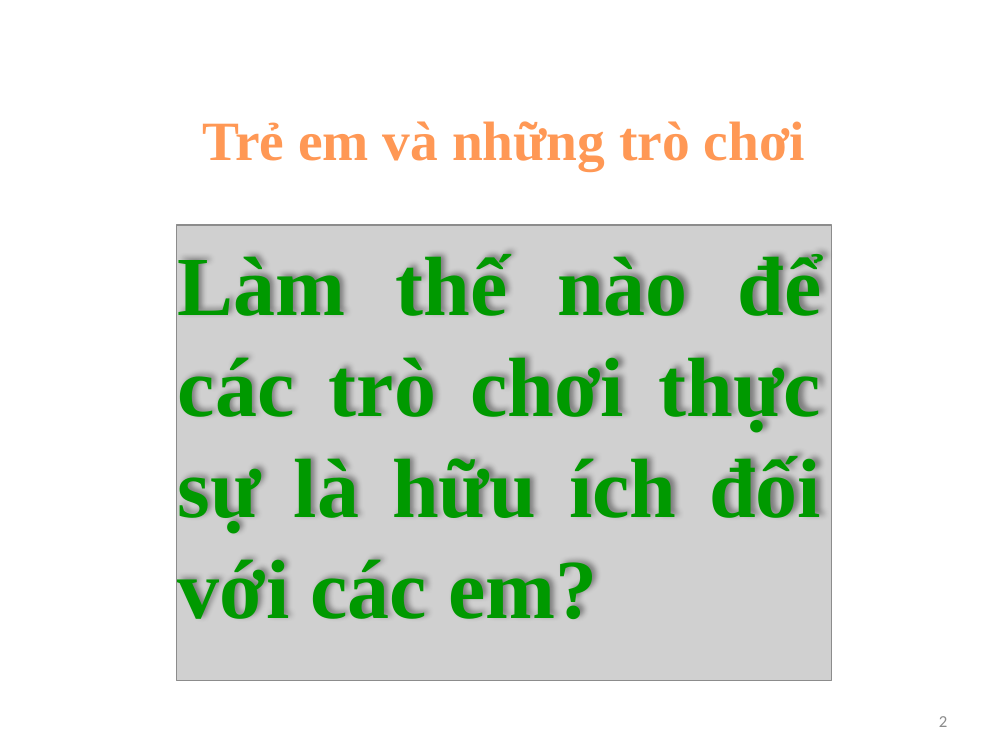
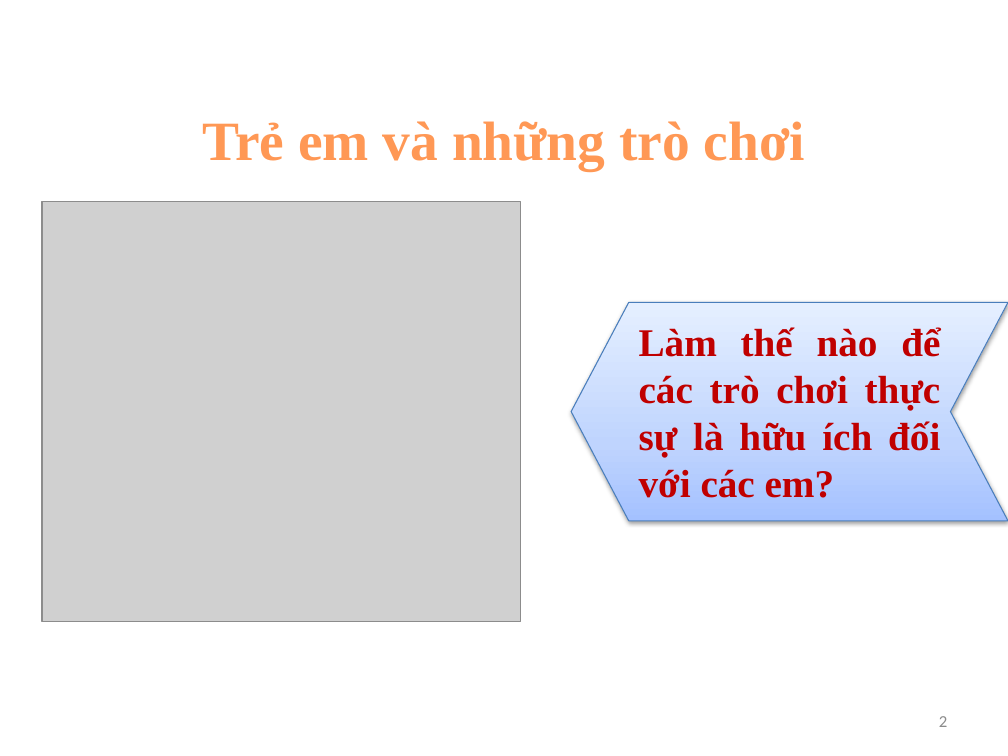
Before and after one commit to lengocluyen/pescode, a slide deck: slide 2 of Reporting Thesis/LV_FINAL/ReportThesis2/ReportingPPT.pptx. Drawn at 1008x756 pixels with LibreOffice and Linux fonts; fonts in the diff are those of the drawing; grey boxes stand for pictures; background and template pictures are left out. Boxes give left, top, right and bottom in pixels: in the first picture for what was removed or moved away, otherwise in the second. Text is boxed around its words. In the diff, an @@ line names an element or a change of style, - is before the commit and + after.

```diff
--- a/Reporting Thesis/LV_FINAL/ReportThesis2/ReportingPPT.pptx
+++ b/Reporting Thesis/LV_FINAL/ReportThesis2/ReportingPPT.pptx
@@ picture: place and size @@
-picture at (176, 225, 832, 680)
+picture at (42, 202, 521, 622)
@@ chevron "Làm thế nào để các ...": place and size @@
-chevron "Làm thế nào để các ..." at (178, 253, 821, 619)
+chevron "Làm thế nào để các ..." at (572, 302, 1008, 521)
@@ chevron "Làm thế nào để các ..." at (572, 302, 1008, 521): size 60 to 28 pt, text colour #009900 to #C00000; vertical alignment top to middle; fill none to gradient #A4C4FF to #BFD4FF to #E6EEFF; outline none to #4B7EBC 0.75 pt; shadow on @@
```
Also in this commit, not shown: 5 other slides changed, 1 slide added, 2 slides removed.
